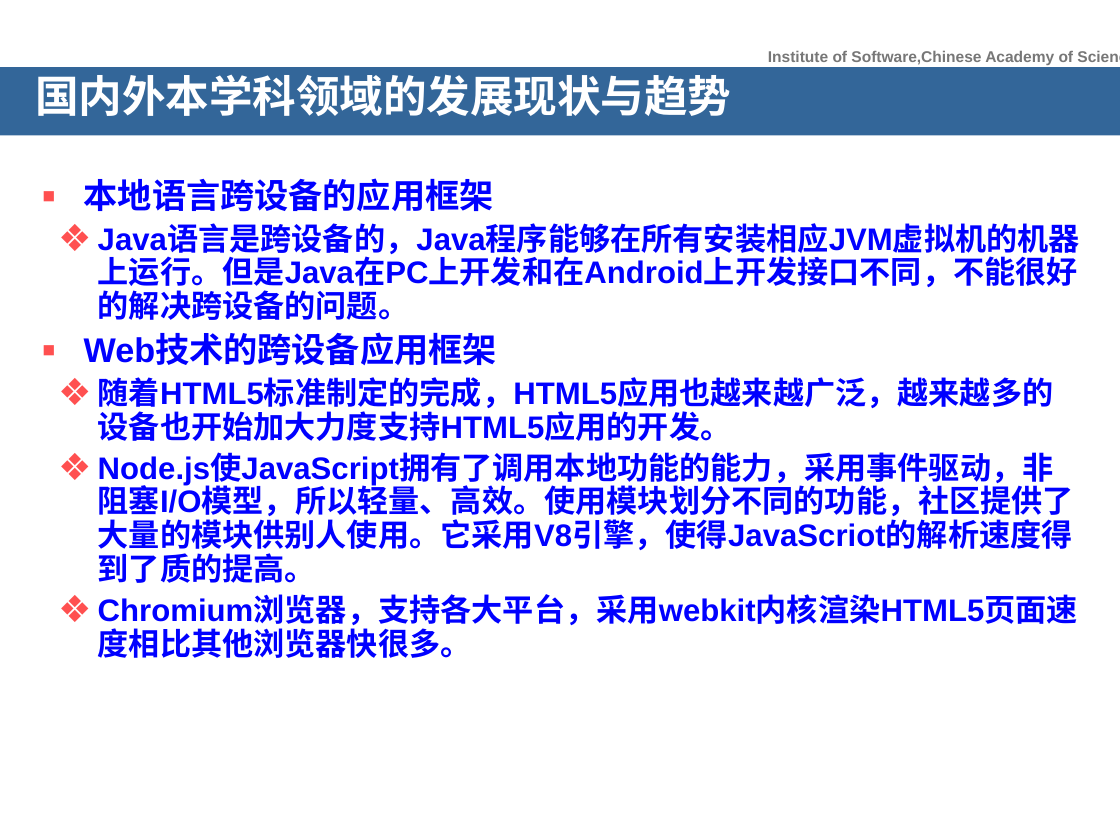
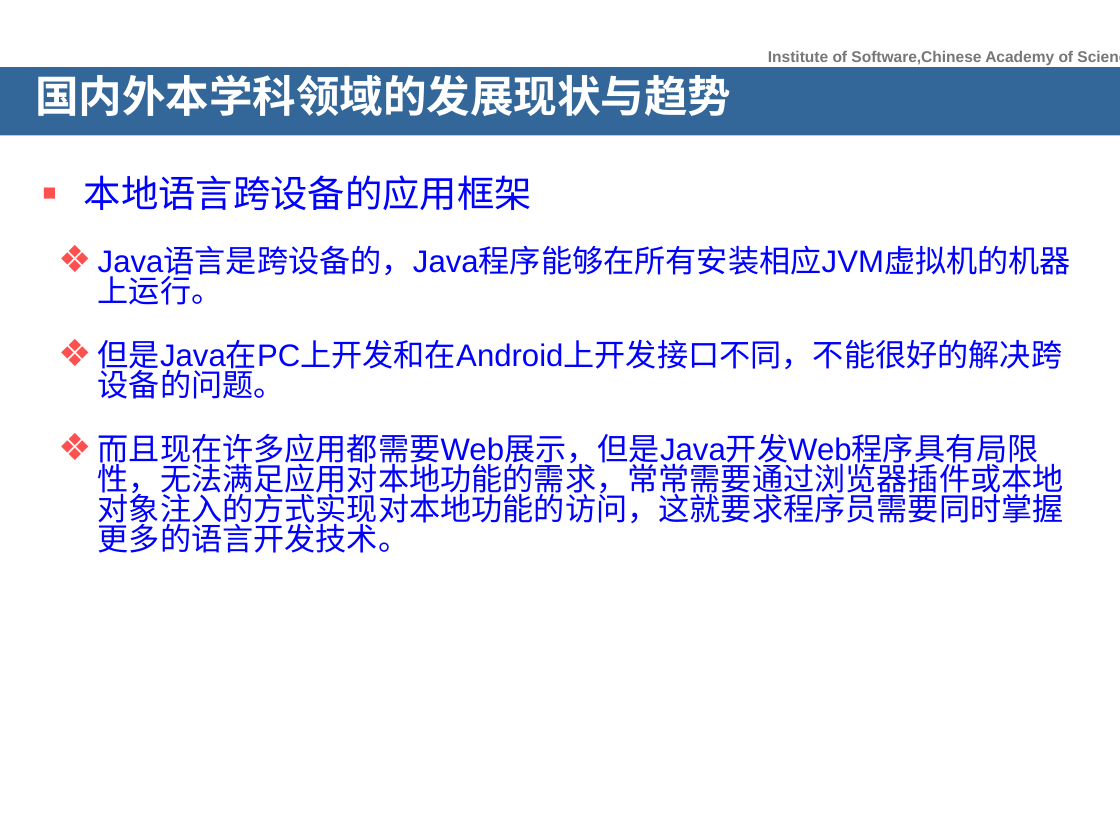
Before and after one commit to songxiaoyuan/MyOrdinaryFiles, a slide deck: slide 7 of 开题报告/开题报告_宋小远.ppt. Drawn at 1120x840 pixels with LibreOffice and Linux fonts; fonts in the diff are those of the drawing; background and template pictures are left out. Boxes give left, top, right and bottom in pixels: in the first picture for what was removed or moved away, otherwise in the second. Text is boxed around its words. In the diff, an @@ line names an element or a change of style, - is before the commit and + after.

```diff
--- a/开题报告/开题报告_宋小远.ppt
+++ b/开题报告/开题报告_宋小远.ppt
@@ text at bbox=[84, 175, 532, 210]: size 22 to 24 pt, bold off in "本地语言跨设备的应用框架"; line spacing 0.9 to 0.8 @@
@@ text at bbox=[98, 247, 1071, 553]: text changed; bold off @@
-  ❖ Java语言是跨设备的，Java程序能够在所有安装相应JVM虚拟机的机器上运行。但是Java在PC上开发和在Android上开发接口不同，不能很好的解决跨设备的问题。
-▪ Web技术的跨设备应用框架
-  ❖ 随着HTML5标准制定的完成，HTML5应用也越来越广泛，越来越多的设备也开始加大力度支持HTML5应用的开发。
-  ❖ Node.js使JavaScript拥有了调用本地功能的能力，采用事件驱动，非阻塞I/O模型，所以轻量、高效。使用模块划分不同的功能，社区提供了大量的模块供别人使用。它采用V8引擎，使得JavaScriot的解析速度得到了质的提高。
-  ❖ Chromium浏览器，支持各大平台，采用webkit内核渲染HTML5页面速度相比其他浏览器快很多。
+  ❖ Java语言是跨设备的，Java程序能够在所有安装相应JVM虚拟机的机器上运行。
+  ❖ 但是Java在PC上开发和在Android上开发接口不同，不能很好的解决跨设备的问题。
+  ❖ 而且现在许多应用都需要Web展示，但是Java开发Web程序具有局限性，无法满足应用对本地功能的需求，常常需要通过浏览器插件或本地对象注入的方式实现对本地功能的访问，这就要求程序员需要同时掌握更多的语言开发技术。
```
Also in this commit, not shown: 7 other slides changed, 12 slides added, 12 slides removed, 15 other files.
